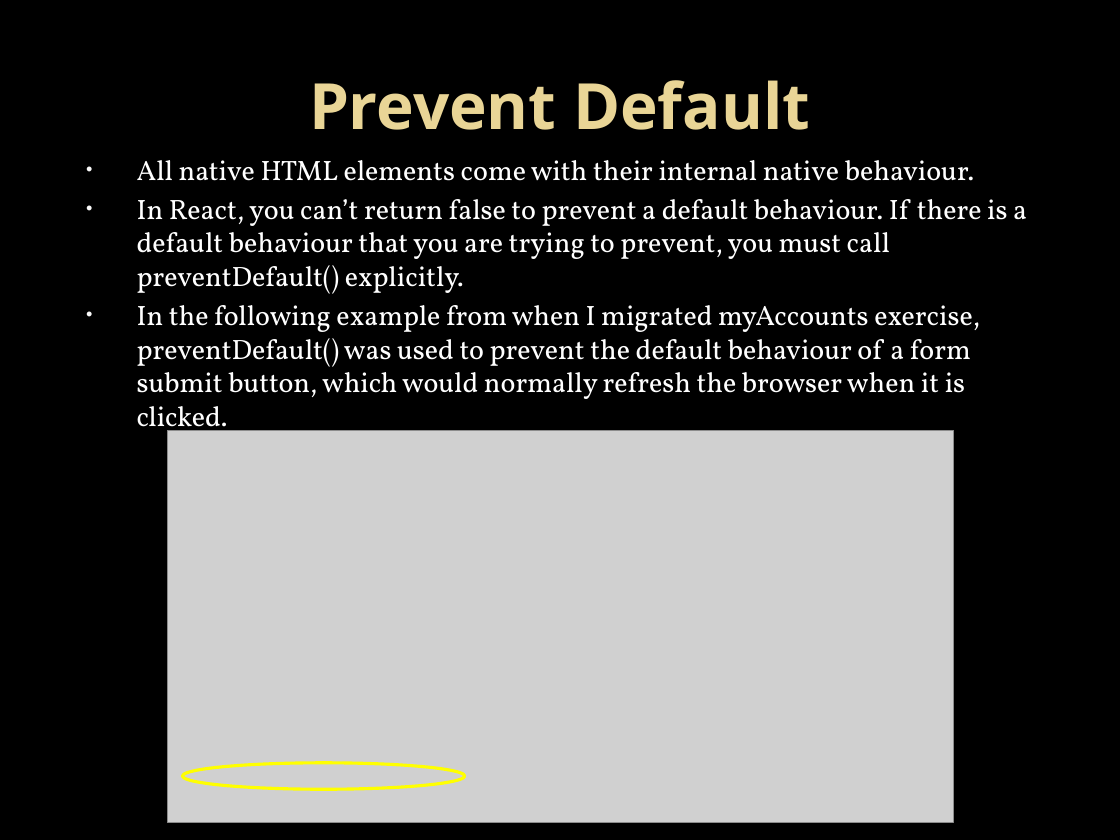
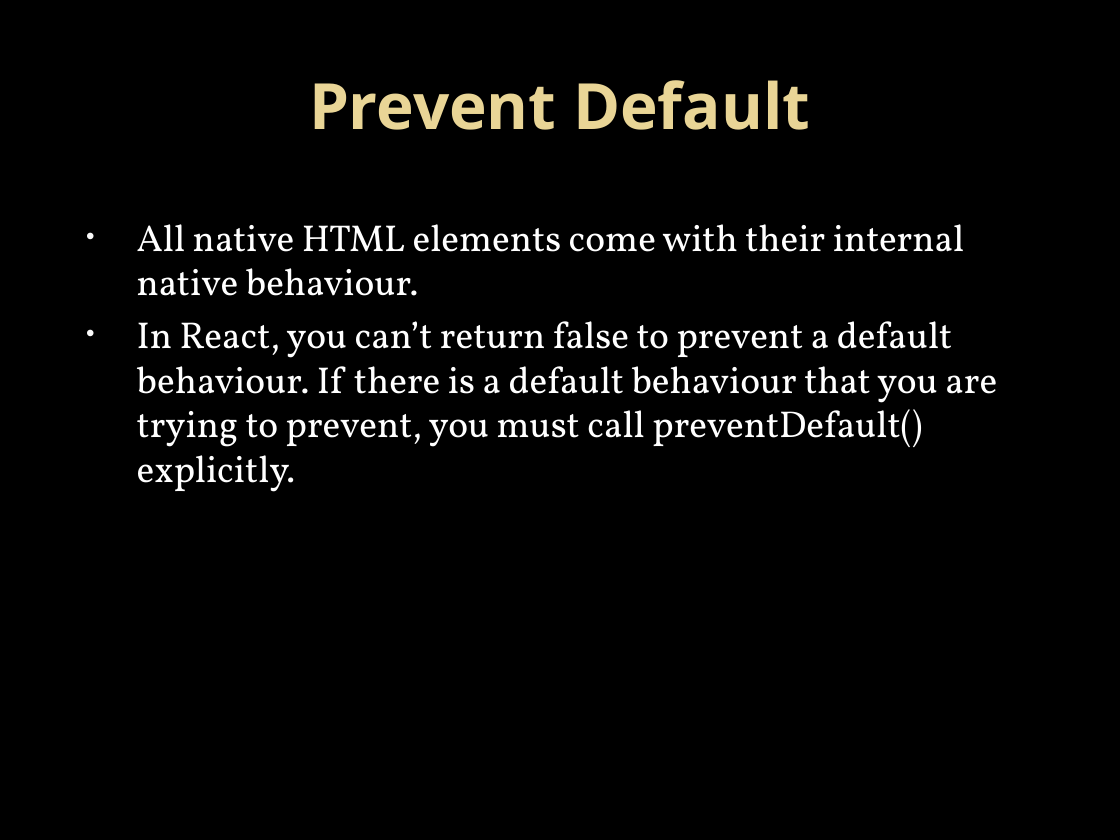
Before and after one commit to nhopfe/cohort3, a slide deck: slide 4 of Handling Events in React.pptx (slide 6 before the commit). Drawn at 1120x840 pixels with LibreOffice and Linux fonts; fonts in the diff are those of the drawing; grey boxes stand for pictures; background and template pictures are left out. Boxes give left, top, right and bottom in pixels: in the first picture for what was removed or moved away, otherwise in the second. Text is boxed around its words. In the diff, an @@ line names an element or a change of style, - is before the commit and + after.

```diff
--- a/Handling Events in React.pptx
+++ b/Handling Events in React.pptx
@@ text "All native HTML elements come ..." moved from (x1=137, y1=160, x2=1027, y2=439) to (x1=137, y1=224, x2=997, y2=492) @@
@@ text "All native HTML elements come ..." at (x1=137, y1=224, x2=997, y2=492): size 18 to 24 pt; more space between paragraphs @@
@@ text at (x1=137, y1=305, x2=980, y2=439): paragraph removed @@
-• In the following example from when I migrated myAccounts exercise, preventDefault() was used to prevent the default behaviour of a form submit button, which would normally refresh the browser when it is clicked.
@@ picture removed at (x1=167, y1=430, x2=953, y2=822) @@
@@ ellipse removed at (x1=183, y1=763, x2=465, y2=790) @@
```
Also in this commit, not shown: 6 other slides changed, 4 slides added, 3 slides removed.
